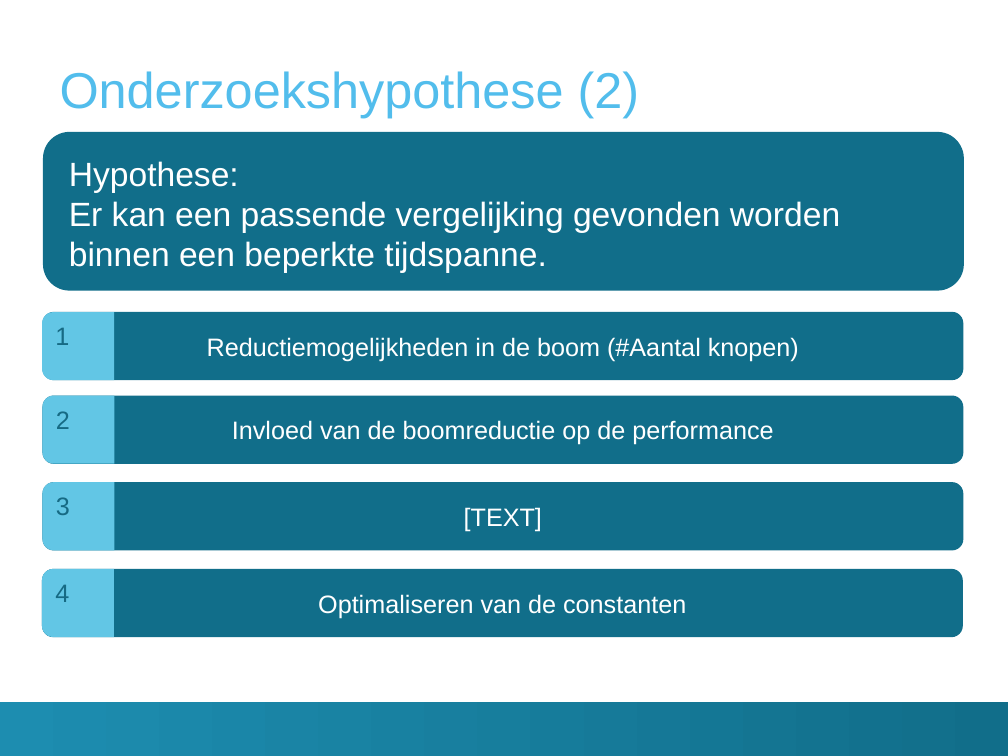
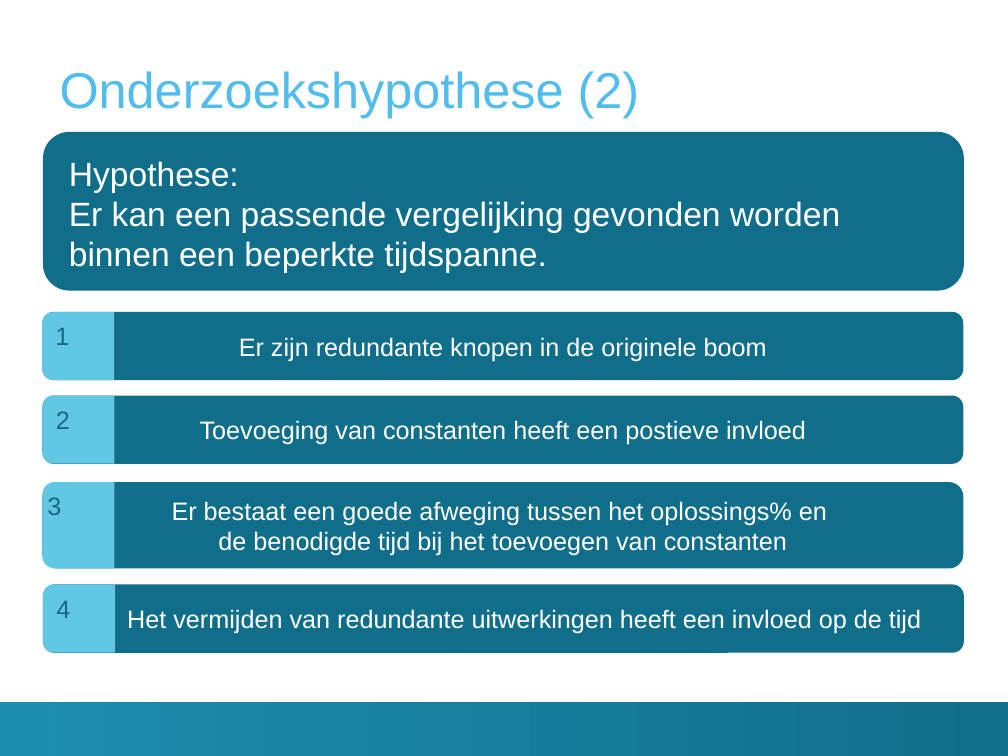
Before and after one commit to TomDeGroote/Bachelorproef, a slide deck: slide 11 of Paper/Finale Presentatie/presentatie.pptx. Drawn at 1008x756 pixels with LibreOffice and Linux fonts; fonts in the diff are those of the drawing; background and template pictures are left out. Boxes give left, top, right and bottom in pixels: in the first picture for what was removed or moved away, otherwise in the second. Text is boxed around its words. In the diff, an @@ line names an element or a change of style, - is before the commit and + after.

```diff
--- a/Paper/Finale Presentatie/presentatie.pptx
+++ b/Paper/Finale Presentatie/presentatie.pptx
@@ text in rounded rectangle at [239,337,767,361]: text changed @@
-Reductiemogelijkheden in de boom (#Aantal knopen)
+Er zijn redundante knopen in de originele boom
@@ text in rounded rectangle at [200,420,806,445]: text changed @@
-Invloed van de boomreductie op de performance
+Toevoeging van constanten heeft een postieve invloed
@@ round same rect "3": place and size @@
-round same rect "3" at [43,481,114,550]
+round same rect "3" at [42,482,114,568]
@@ rounded rectangle "Er bestaat een goede afweging ...": place and size @@
-rounded rectangle "Er bestaat een goede afweging ..." at [42,482,964,550]
+rounded rectangle "Er bestaat een goede afweging ..." at [42,482,964,569]
@@ text in rounded rectangle at [172,501,827,556]: text changed @@
-[TEXT]
+Er bestaat een goede afweging tussen het oplossings% en
+de benodigde tijd bij het toevoegen van constanten
@@ rounded rectangle "Het vermijden van redundante uitwerkingen ...": place and size @@
-rounded rectangle "Het vermijden van redundante uitwerkingen ..." at [42,569,964,637]
+rounded rectangle "Het vermijden van redundante uitwerkingen ..." at [43,585,965,653]
@@ round same rect "4": place and size @@
-round same rect "4" at [43,568,114,637]
+round same rect "4" at [44,584,115,653]
@@ text in rounded rectangle at [127,609,921,634]: text changed @@
-Optimaliseren van de constanten
+Het vermijden van redundante uitwerkingen heeft een invloed op de tijd
```
Also in this commit, not shown: 1 other slide changed, 4 slides added, 7 other files.
